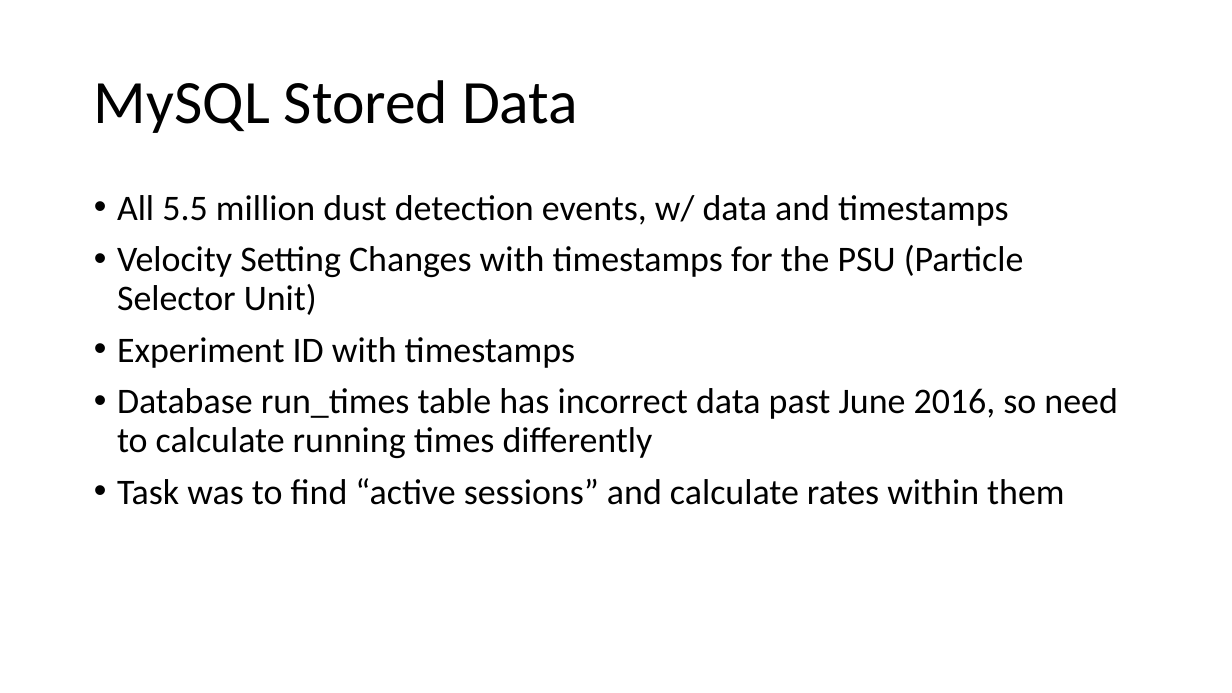
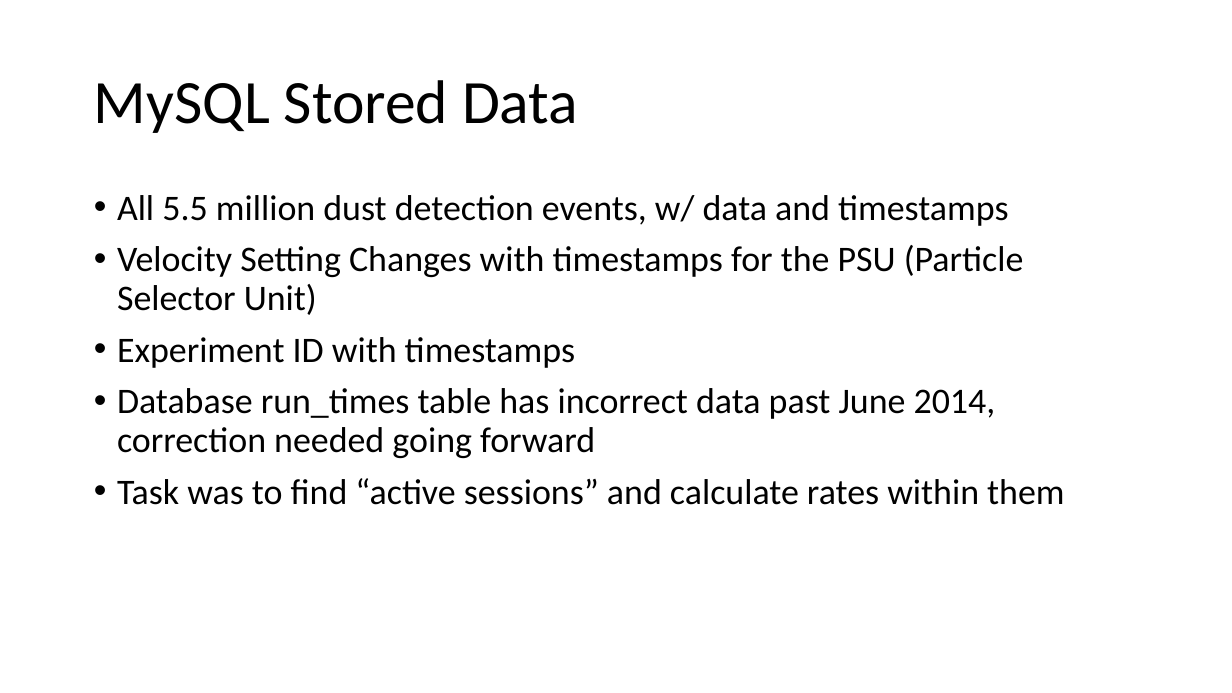
Before and after one commit to nathan-m-schneider-22/Dust-Accelerator-Database-Analysis, a slide deck: slide 3 of Dust_Data_Project.pptx. Drawn at 1232x693 pixels with LibreOffice and Linux fonts; fonts in the diff are those of the drawing. Boxes give left, top, right and bottom in pixels: in the first picture for what was removed or moved away, otherwise in the second. Text is boxed around its words. In the diff, an @@ line names an element or a change of style, - is before the commit and + after.

```diff
--- a/Dust_Data_Project.pptx
+++ b/Dust_Data_Project.pptx
@@ text at (x1=117, y1=388, x2=996, y2=458): text changed @@
-• Database run_times table has incorrect data past June 2016, so need to calculate running times differently
+• Database run_times table has incorrect data past June 2014, correction needed going forward
```
Also in this commit, not shown: 6 other slides changed, 9 slides added, 11 slides removed, 14 other files.
